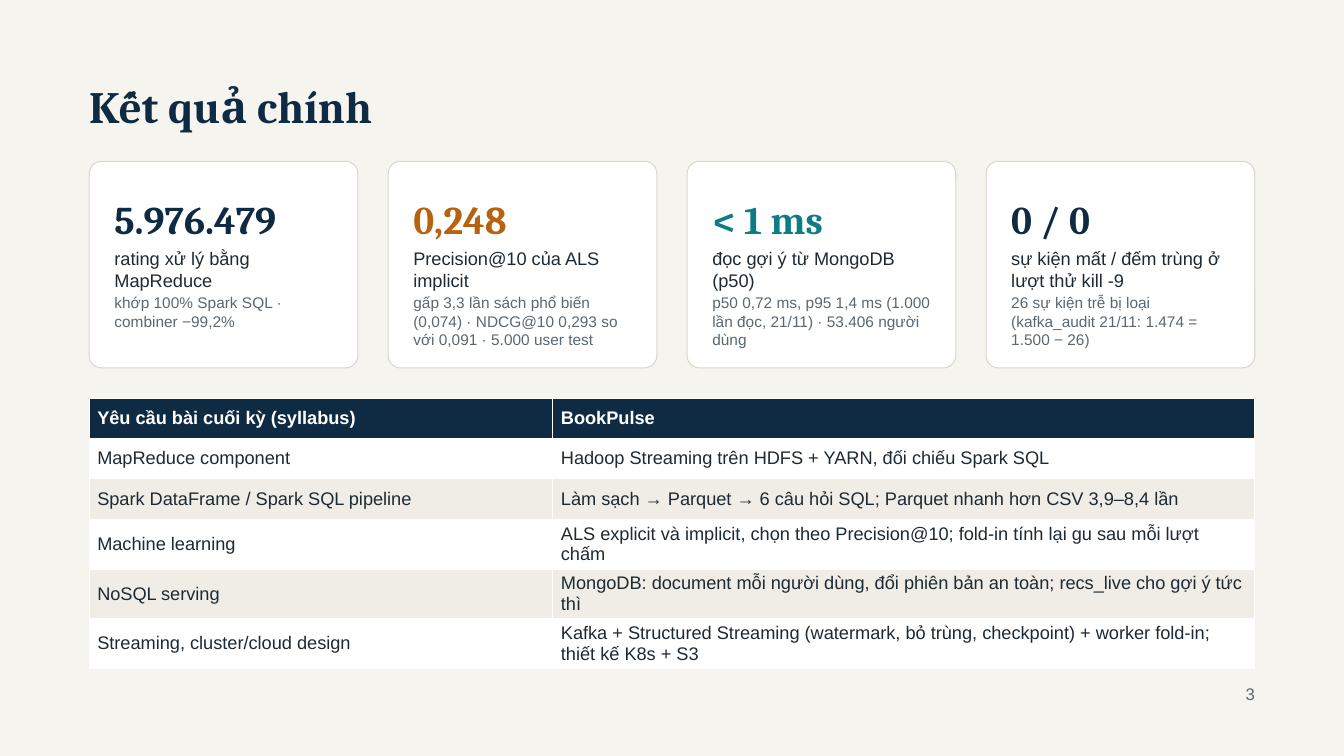
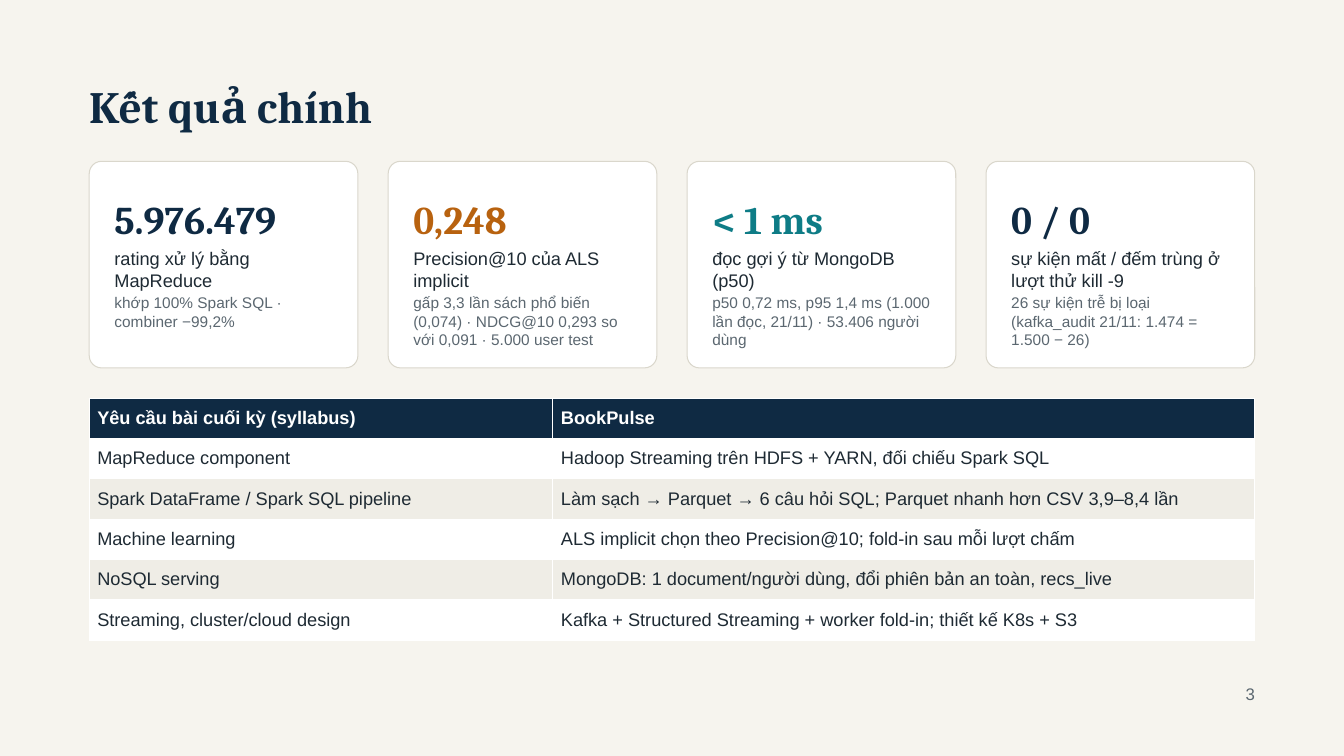
Before and after one commit to tuanquoc2k/Group_06_BigData_v2, a slide deck: slide 3 of Present/BookPulse - BDA501 Session 10 Final Presentation.pptx. Drawn at 1344x756 pixels with LibreOffice and Linux fonts; fonts in the diff are those of the drawing. Boxes give left, top, right and bottom in pixels: in the first picture for what was removed or moved away, otherwise in the second. Text is boxed around its words. In the diff, an @@ line names an element or a change of style, - is before the commit and + after.

```diff
--- a/Present/BookPulse - BDA501 Session 10 Final Presentation.pptx
+++ b/Present/BookPulse - BDA501 Session 10 Final Presentation.pptx
@@ table at [90, 398, 1255, 668] @@
-row 4, column 2: ALS explicit và implicit, chọn theo Precision@10; fold-in tính lại gu sau mỗi lượt chấm
+row 4, column 2: ALS implicit chọn theo Precision@10; fold-in sau mỗi lượt chấm
-row 5, column 2: MongoDB: document mỗi người dùng, đổi phiên bản an toàn; recs_live cho gợi ý tức thì
+row 5, column 2: MongoDB: 1 document/người dùng, đổi phiên bản an toàn, recs_live
-row 6, column 2: Kafka + Structured Streaming (watermark, bỏ trùng, checkpoint) + worker fold-in; thiết kế K8s + S3
+row 6, column 2: Kafka + Structured Streaming + worker fold-in; thiết kế K8s + S3
```
Also in this commit, not shown: 3 other slides changed, 3 other files.
